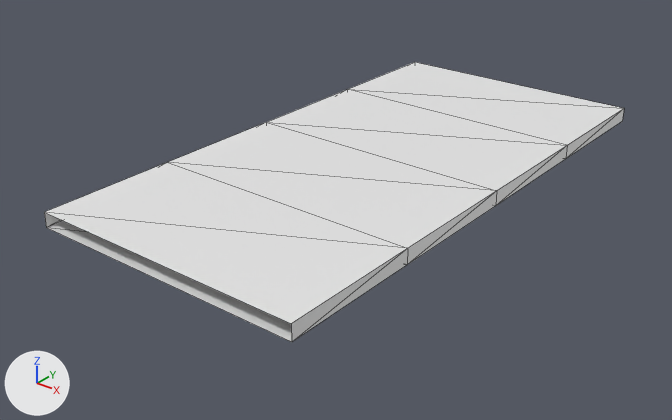
The OBJ model mesh/32/br4_elevated_lod.obj: old version first, new version second.
Both versions are drawn from a camera (50 mm lens) standing at (57.4, -78.2, 39.6) and looking at (-1.8, -4.2, -6.3). Every picture has the same lights, and +X, +Y and +Z are marked at lower left. Mesh edges are drawn as thin lines. Where no turn or scale is listed for an object, it has been applied to the vertices. Vertices at the same position are counted once.

The older version as bpy lines, for what is in view:
```python
me_br4_elevated_lod = bpy.data.meshes.new('br4_elevated_lod')
me_br4_elevated_lod.from_pydata(...)  # 20 vertices, 32 faces; spans x -16.0..16.0, y -32.0..32.0, z -2.0..-0.3
ob_br4_elevated_lod = bpy.data.objects.new('br4_elevated_lod', me_br4_elevated_lod)
ob_br4_elevated_lod.location = (0.0, 0.0, 0.0)
```
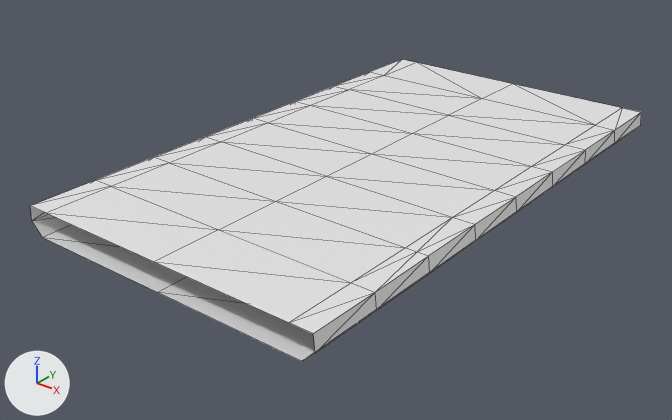
Location of each change, [x1, y1, x2, y2] in pixels of the pictures (672 x 420 px):
'br4_elevated_lod', reshaped (8% taller)
    before: [44, 62, 624, 342]
    after: [30, 59, 641, 361]

The change, as a diff of the scene's bpy script:
```diff
--- a/mesh/32/br4_elevated_lod.obj.py
+++ b/mesh/32/br4_elevated_lod.obj.py
@@ me_br4_elevated_lod @@
 # used by ob_br4_elevated_lod; location = (0.0, 0.0, 0.0)
-me_br4_elevated_lod.from_pydata(...)  # 20 vertices, 32 faces; spans x -16.0..16.0, y -32.0..32.0, z -2.0..-0.3
+me_br4_elevated_lod.from_pydata(...)  # 95 vertices, 170 faces; spans x -18.4..18.4, y -32.0..32.0, z -3.4..-0.3
+# me_br4_elevated_lod part 1: the whole mesh is rebuilt
```
